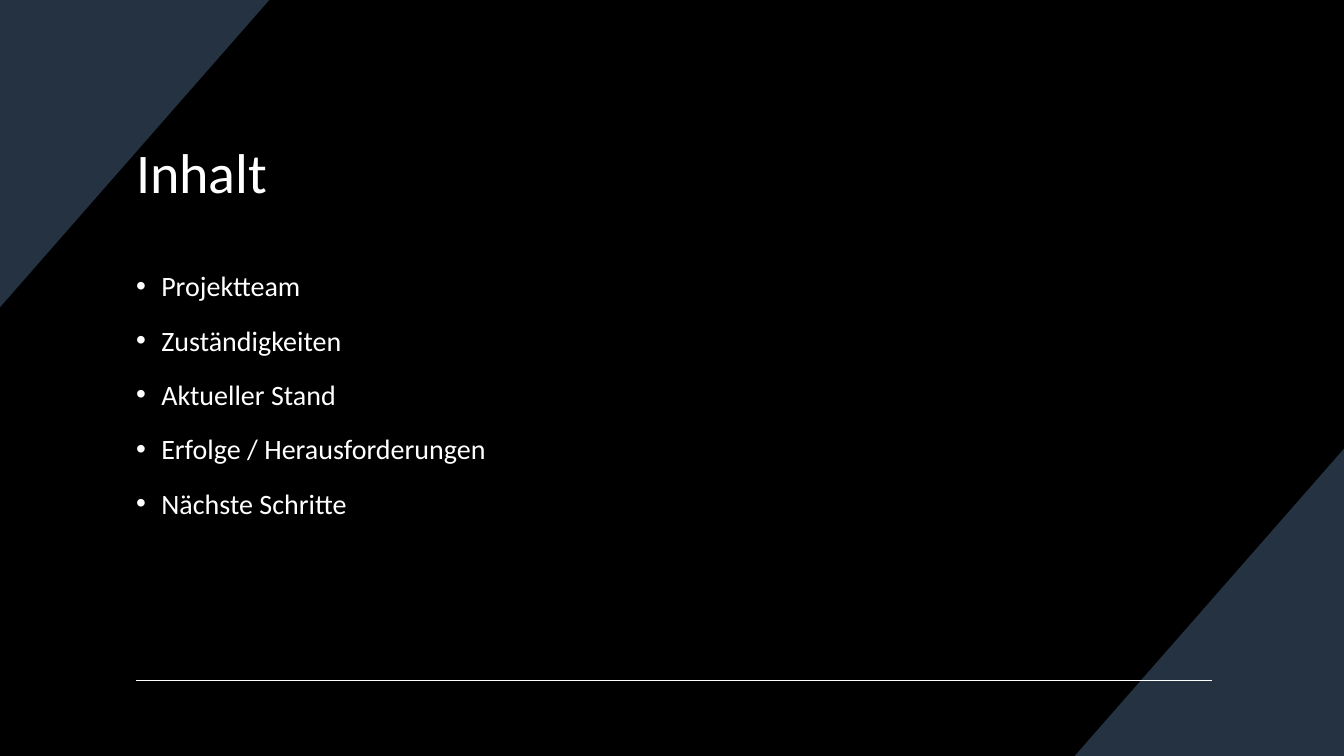
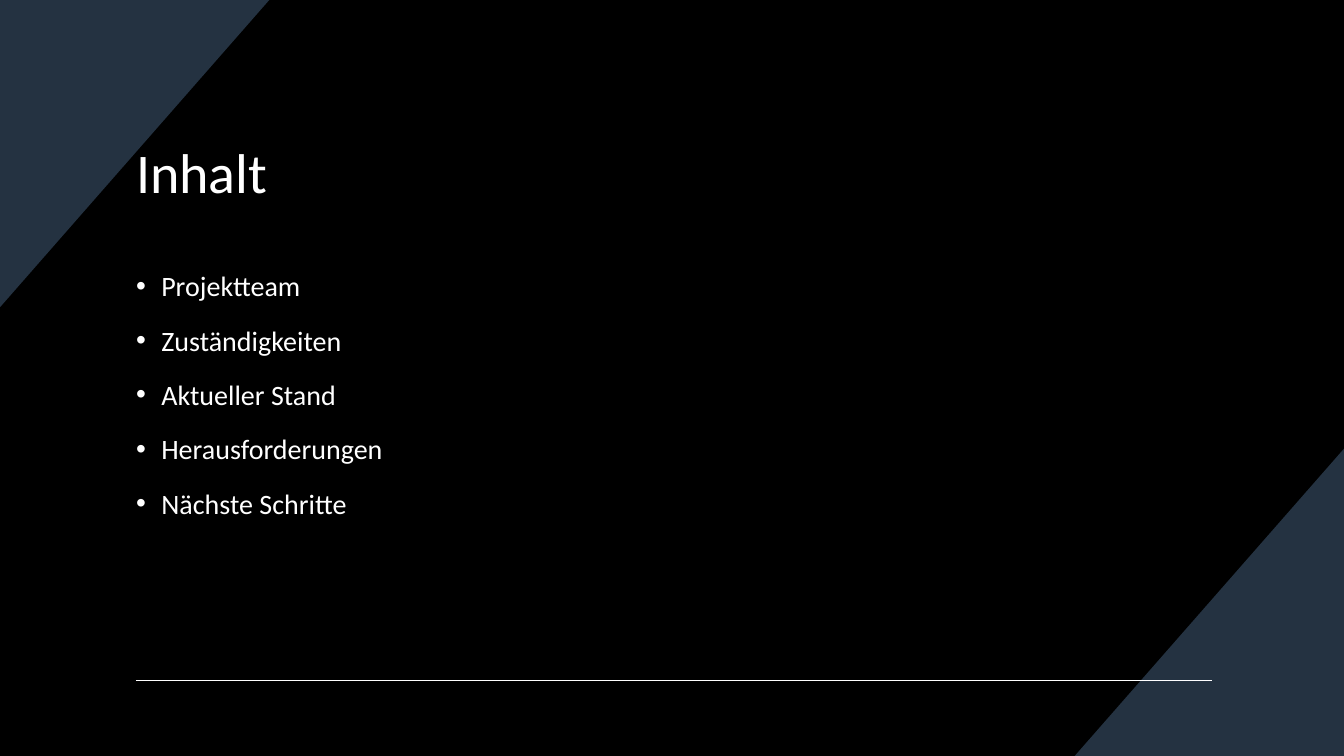
Before and after one commit to AaloFanaa/htldo5_swp, a slide deck: slide 2 of ScreenTale/Projektmanagement/Projekt Präsentationen/ScreenTale Zwischenpräsentation _14_02_2024.pptx. Drawn at 1344x756 pixels with LibreOffice and Linux fonts; fonts in the diff are those of the drawing. Boxes give left, top, right and bottom in pixels: in the first picture for what was removed or moved away, otherwise in the second. Text is boxed around its words. In the diff, an @@ line names an element or a change of style, - is before the commit and + after.

```diff
--- a/ScreenTale/Projektmanagement/Projekt Präsentationen/ScreenTale Zwischenpräsentation _14_02_2024.pptx
+++ b/ScreenTale/Projektmanagement/Projekt Präsentationen/ScreenTale Zwischenpräsentation _14_02_2024.pptx
@@ text at (161, 439, 382, 464): text changed @@
-• Erfolge / Herausforderungen
+• Herausforderungen
```
Also in this commit, not shown: 2 other slides changed, 1 slide added, 1 slide removed.
